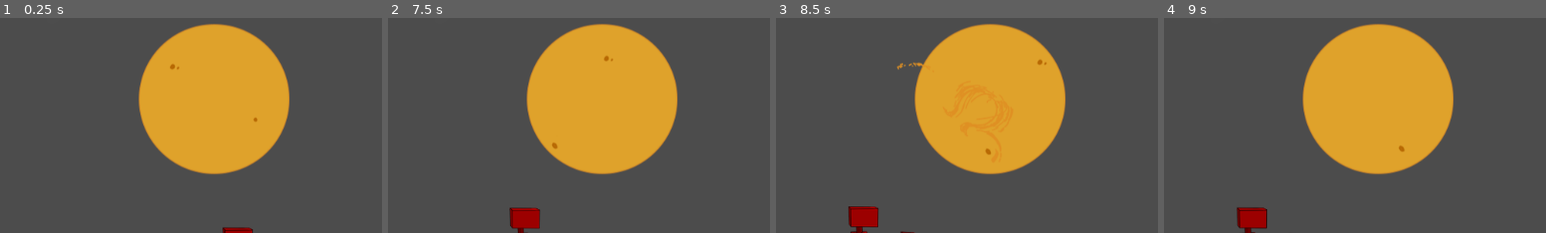
Above: before the commit, frames 1-4 (left to right).
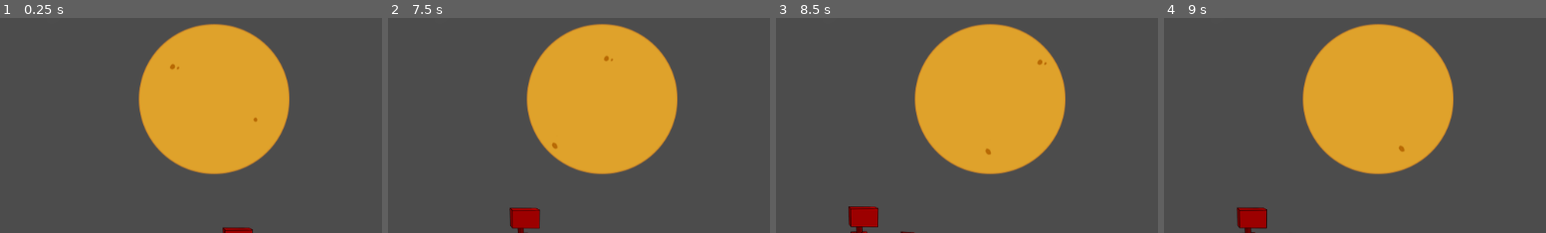
Above: after the commit, the same moments.

Repository: killicolin/SCI-GJ-3
Game: Godot game, scene res://Level1.tscn
Same seed, same stepped clock (60 frames per second), same inputs: the game is played once before the commit and once after it. The engine's default icon, where the game draws it, is replaced by a stand-in: a white triangle on a blue panel in a dark square.
Inputs:
- Up to frame 1 (0.25 s): no input
- Up to frame 2 (7.5 s): tap Enter at 0.5, 5.75 s; hold Right (p1_right) 0.53-1.28 s; hold Space (p1_action) 0.53-1.28 s; tap Down (p1_stop) at 1.35 s; hold Q (p2_action) 2.03-2.78 s; hold Right (p1_right) 2.03-3.53 s; tap D (p2_right) at 2.85, 6.6 s; hold S (p2_stop) 3.53-4.28 s; tap Space (p1_action) at 4.35, 5 s; hold Down (p1_stop) 5.03-5.78 s; hold Right (p1_right) from 5.78 s (still down); tap Q (p2_action) at 5.85 s; tap S (p2_stop) at 7.35 s
- Up to frame 3 (8.5 s): release Right (p1_right) at 8.03 s; hold Space (p1_action) from 8.03 s (still down)
- Up to frame 4 (9 s): release Space (p1_action) at 8.78 s; tap Down (p1_stop) at 8.85 s
The pictures show only the part of the screen within x 20-70%, y 0-50%; the shares and areas given below are measured in that part.

Frames 1-2 are identical in both runs. In frame 3, less than 0.1% of the frame differs, in the area x 31-39%, y 20-24%; in frame 4, nothing differs.

Commit message:
Radiation Balancing

Diff:
--- a/Sun.tscn
+++ b/Sun.tscn
@@ -106,8 +106,12 @@
 [node name="Node2D" type="Node2D"]
 position = Vector2( 497, 128 )
 script = ExtResource( 2 )
-time_between_perturbation_min = 5.0
-time_between_perturbation_max = 8.0
+
+time_between_perturbation_min = 8.0
+time_between_perturbation_max = 12.0
+time_arriving_on_moon_min = 5.0
+time_arriving_on_moon_max = 7.0
+
 
 [node name="Timer" type="Timer" parent="."]
 
